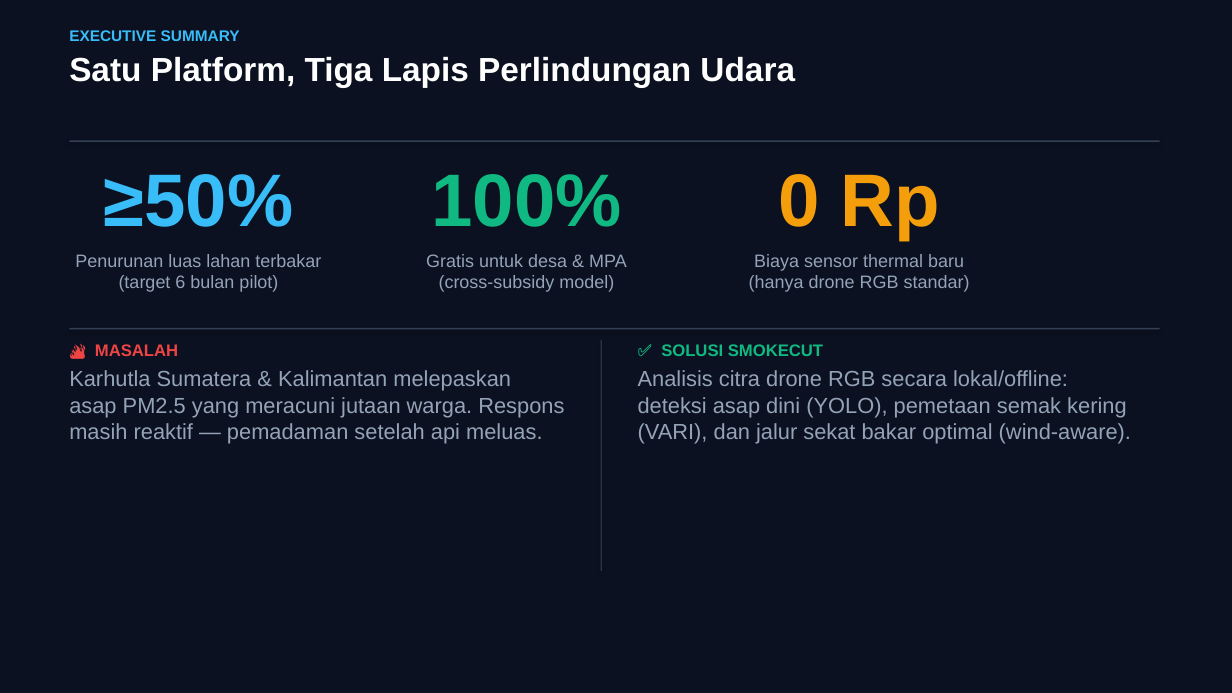
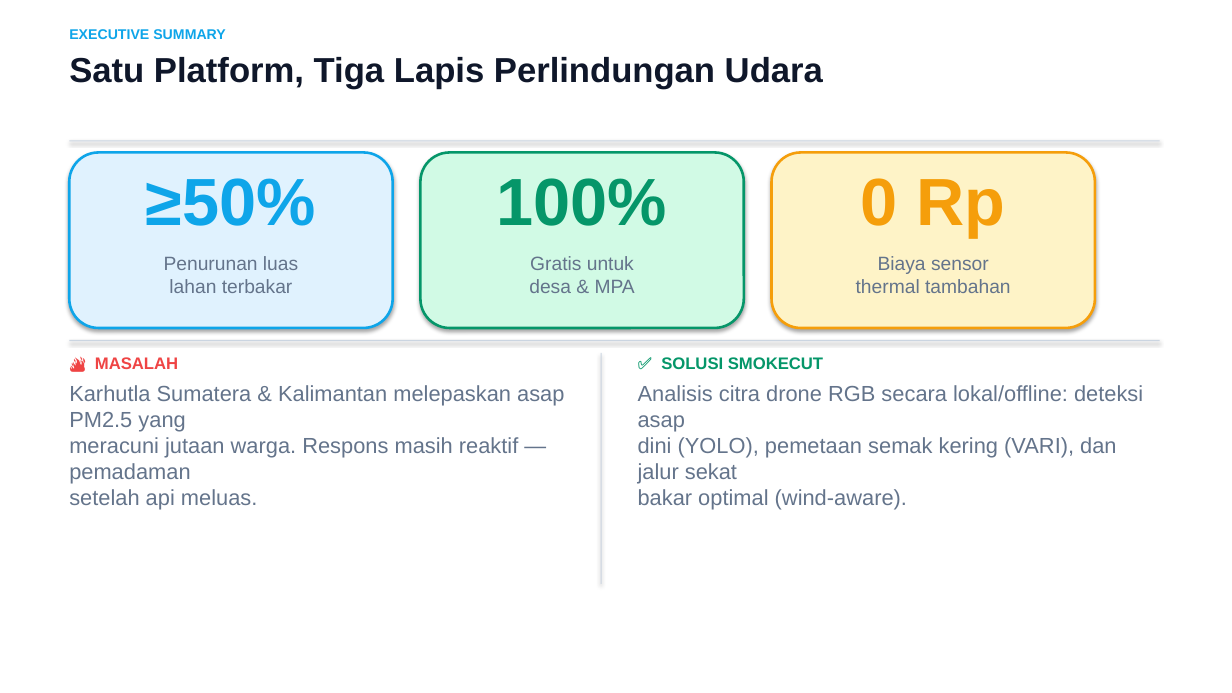
Before and after one commit to aamsetiana/SMOKECUT, a slide deck: slide 2 of AIRIMPACT2026_SMOKECUT_Proposal.pptx. Drawn at 1232x693 pixels with LibreOffice and Linux fonts; fonts in the diff are those of the drawing. Boxes give left, top, right and bottom in pixels: in the first picture for what was removed or moved away, otherwise in the second. Text is boxed around its words. In the diff, an @@ line names an element or a change of style, - is before the commit and + after.

Commit message:
feat(presentation): switch to light color palette — white bg, tinted panels, navy+blue accent

```diff
--- a/AIRIMPACT2026_SMOKECUT_Proposal.pptx
+++ b/AIRIMPACT2026_SMOKECUT_Proposal.pptx
@@ rectangle at box(0, 0, 1232, 693): fill #0B1120 to #FFFFFF @@
@@ text "EXECUTIVE SUMMARY" at box(69, 29, 226, 39): size 12 to 11 pt, text colour #38BDF8 to #0EA5E9 @@
@@ text "Satu Platform, Tiga Lapis Perlindungan ..." at box(69, 57, 823, 89): size 26 to 27 pt, text colour #FFFFFF to #0F172A @@
@@ text "≥50%": place and size @@
-text "≥50%" at box(104, 174, 294, 227)
+text "≥50%" at box(146, 178, 316, 226)
@@ text "≥50%" at box(146, 178, 316, 226): size 58 to 52 pt, text colour #38BDF8 to #0EA5E9 @@
@@ rounded rectangle added at box(69, 152, 393, 328), fill #E0F2FE, outline #0EA5E9 2 pt @@
@@ text "100%": place and size @@
-text "100%" at box(432, 174, 622, 227)
+text "100%" at box(497, 178, 667, 226)
@@ text "100%" at box(497, 178, 667, 226): size 58 to 52 pt, text colour #10B981 to #059669 @@
@@ rounded rectangle added at box(421, 152, 744, 328), fill #D1FAE5, outline #059669 2 pt @@
@@ text "0 Rp": place and size @@
-text "0 Rp" at box(779, 174, 940, 240)
+text "0 Rp" at box(861, 178, 1005, 237)
@@ text "0 Rp" at box(861, 178, 1005, 237): size 58 to 52 pt @@
@@ rounded rectangle added at box(772, 152, 1095, 328), fill #FEF3C7, outline #F59E0B 2 pt @@
@@ text at box(164, 256, 298, 293): text changed; size 14 to 15 pt; text colour #94A3B8 to #64748B @@
-Penurunan luas lahan terbakar
-(target 6 bulan pilot)
+Penurunan luas
+lahan terbakar
@@ text at box(529, 256, 635, 293): text changed; size 14 to 15 pt; text colour #94A3B8 to #64748B @@
-Gratis untuk desa & MPA
-(cross-subsidy model)
+Gratis untuk
+desa & MPA
@@ text at box(856, 256, 1011, 293): text changed; size 14 to 15 pt; text colour #94A3B8 to #64748B @@
-Biaya sensor thermal baru
-(hanya drone RGB standar)
+Biaya sensor
+thermal tambahan
@@ text "🔥 MASALAH" at box(69, 357, 564, 510): text colour #94A3B8 to #64748B; more space between paragraphs @@
@@ rectangle: place and size @@
-rectangle at box(69, 328, 1160, 329)
+rectangle at box(69, 340, 1160, 341)
@@ fill #334155 to #CBD5E1 in 3 elements at box(69, 140, 1160, 141), box(69, 340, 1160, 341), box(601, 353, 602, 584) @@
@@ 2 texts, 1 rectangle: place and size @@
-2 texts, 1 rectangle at box(69, 340, 1131, 571)
+2 texts, 1 rectangle at box(69, 353, 1143, 584)
@@ text "✅ SOLUSI SMOKECUT" at box(638, 357, 1143, 510): text colour #10B981 to #059669 in "✅ SOLUSI SMOKECUT"; text colour #94A3B8 to #64748B in "Analisis citra drone RGB secara lokal/offline: deteksi ..."; more space between paragraphs @@
```
Also in this commit, not shown: 9 other slides changed, 1 other file.
